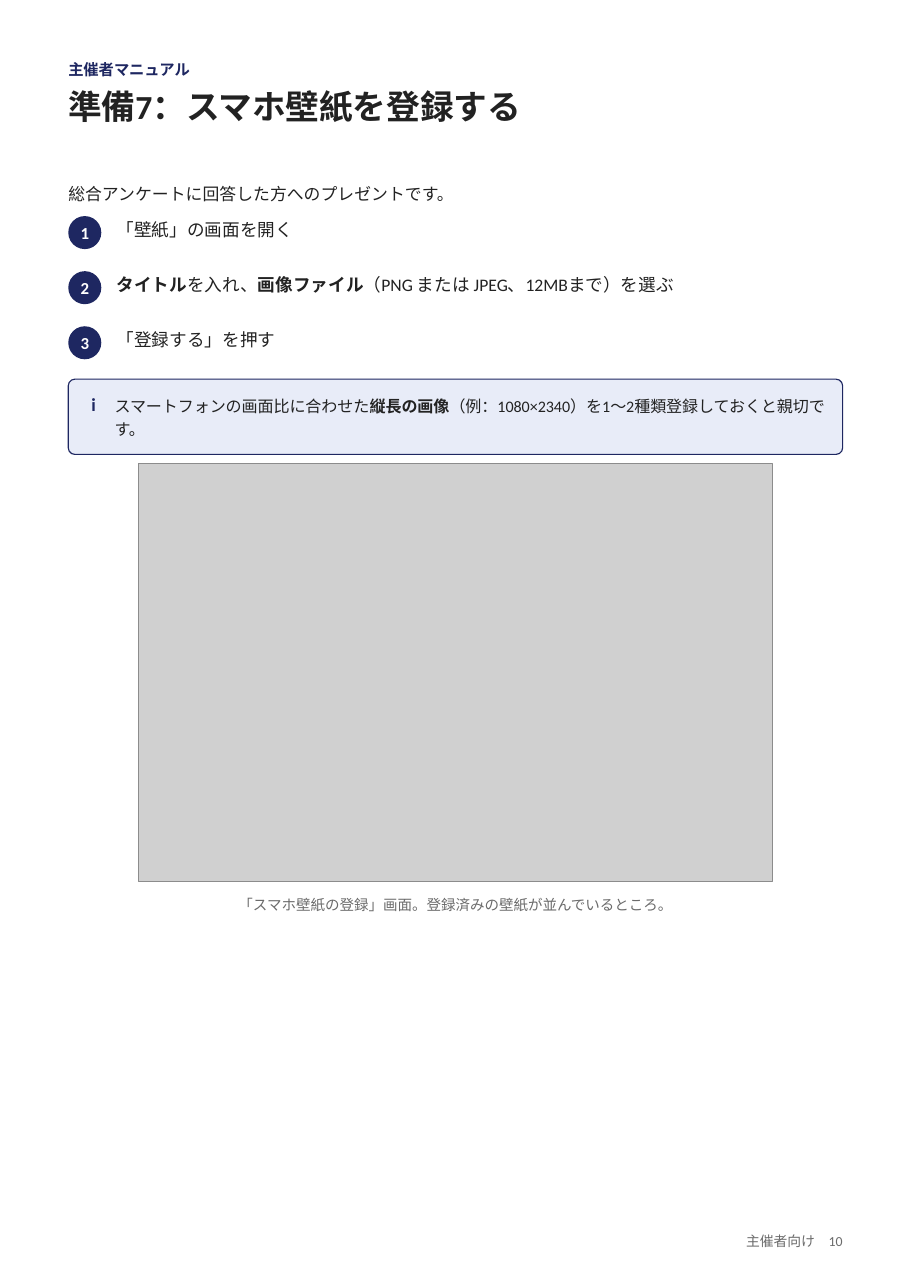
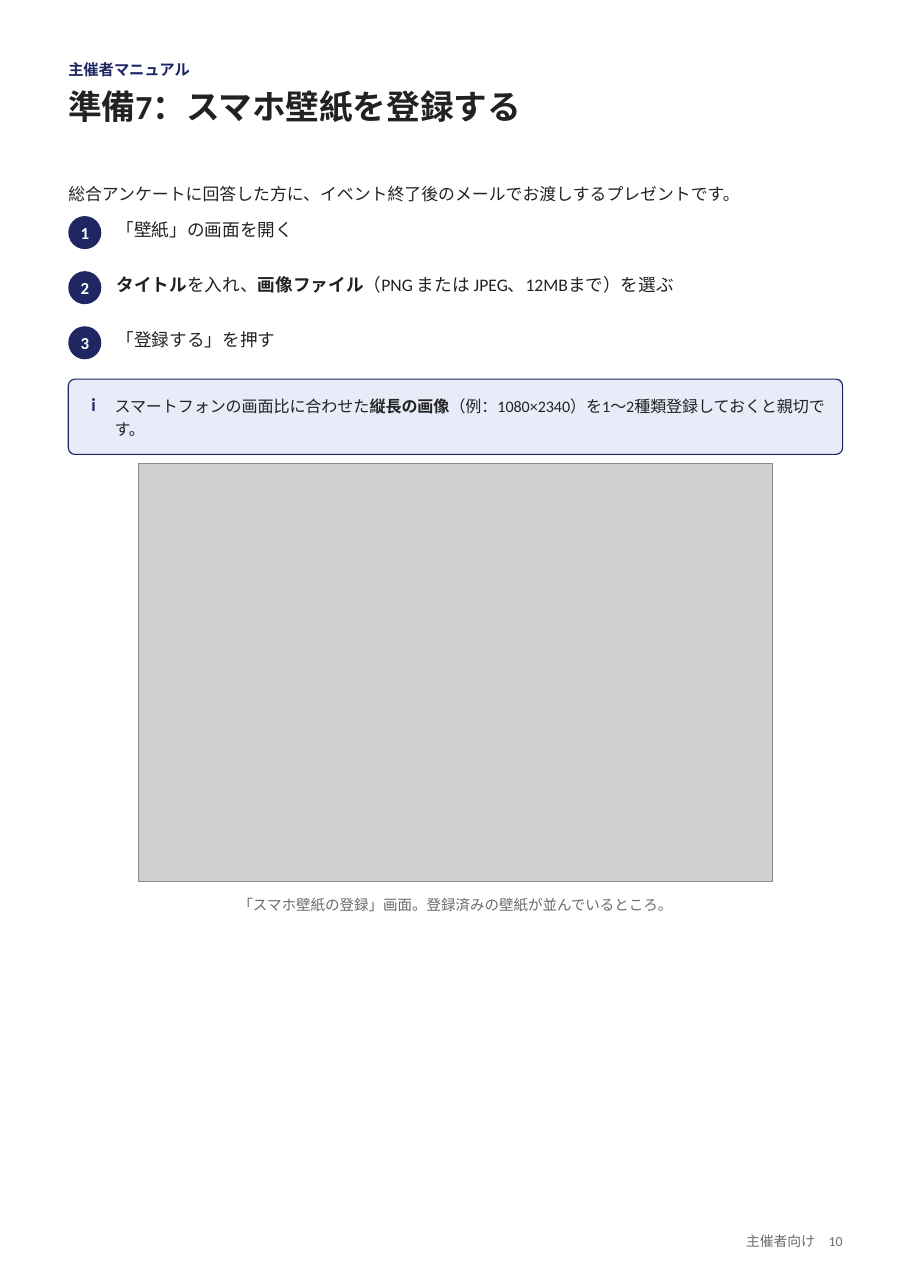
Before and after one commit to nisplus/enque, a slide deck: slide 10 of docs/manual-organizer.pptx. Drawn at 911x1288 pixels with LibreOffice and Linux fonts; fonts in the diff are those of the drawing; grey boxes stand for pictures. Boxes give left, top, right and bottom in pixels: in the first picture for what was removed or moved away, otherwise in the second. Text is boxed around its words. In the diff, an @@ line names an element or a change of style, - is before the commit and + after.

```diff
--- a/docs/manual-organizer.pptx
+++ b/docs/manual-organizer.pptx
@@ text at (68,186,740,202): text changed @@
-総合アンケートに回答した方へのプレゼントです。
+総合アンケートに回答した方に、イベント終了後のメールでお渡しするプレゼントです。
```
Also in this commit, not shown: 15 other slides changed, 3 slides added, 31 other files.
